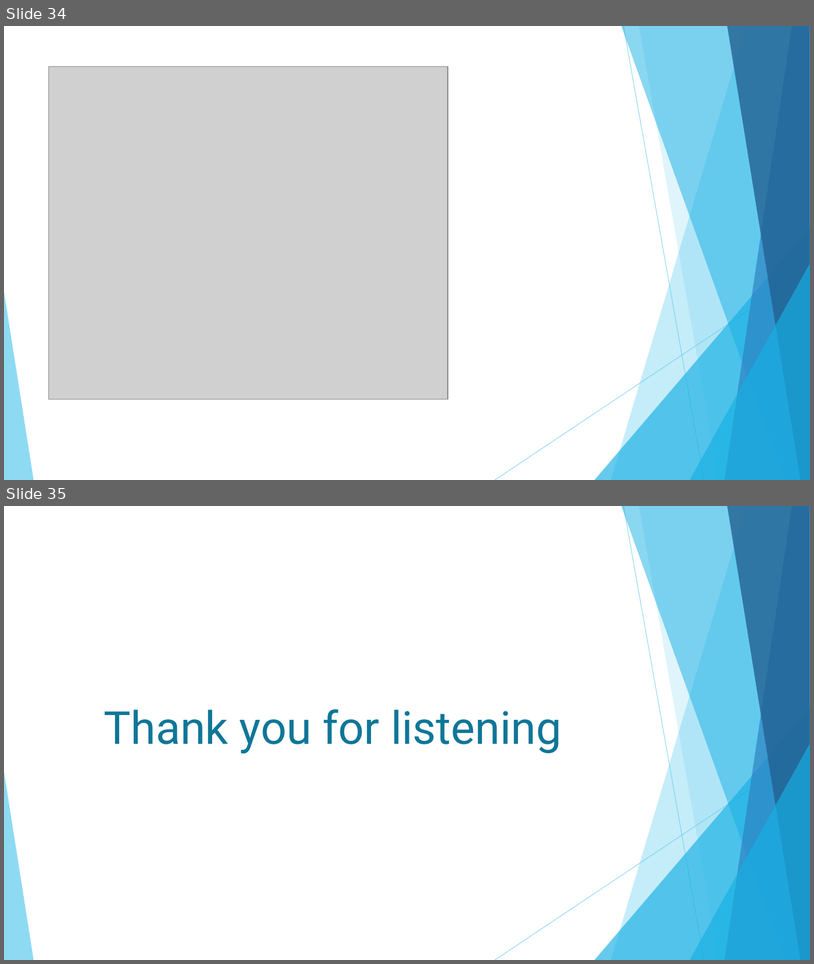
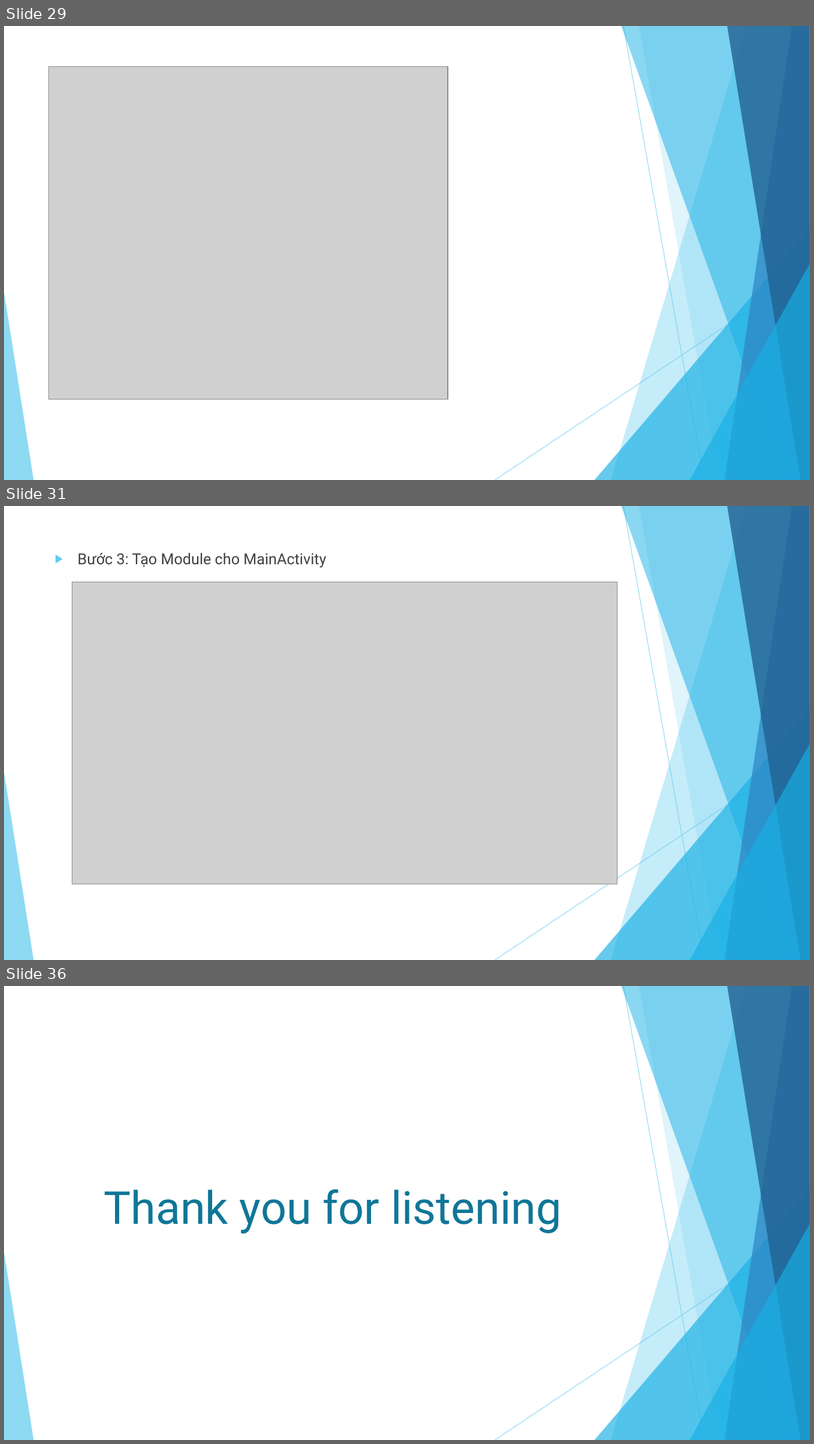
Before and after one commit to NguyenThanhCong1510331/Dagger2, a slide deck: Dagger2-Report.pptx. Shown one above the other, each under a label of ours: slides 34 and 35 before the commit, slides 29, 31 and 36 after it; the slides between them are not shown. The pictures are 814x964 and 814x1444 pixels, drawn with LibreOffice and Linux fonts; fonts in the diff are those of the drawing; grey boxes stand for pictures; background and template pictures are left out. Boxes give left, top, right and bottom in pixels: in the first picture for what was removed or moved away, otherwise in the second. Text is boxed around its words. In the diff, an @@ line names an element or a change of style, - is before the commit and + after.

```diff
--- a/Dagger2-Report.pptx
+++ b/Dagger2-Report.pptx
@@ slide 31 added at (4, 506, 810, 960), background #FFFFFF; not listed: 10 template elements that a slide beside it also shows @@
@@ text added at (78, 553, 326, 568), 18 pt, text #404040 @@
+▶ Bước 3: Tạo Module cho MainActivity
@@ picture added at (72, 582, 617, 884) @@
@@ what was slide 34 is now slide 29 @@
@@ what was slide 35 is now slide 36 @@
```
Also in this commit, not shown: 4 slides changed, 5 other slides added, 5 slides removed.
